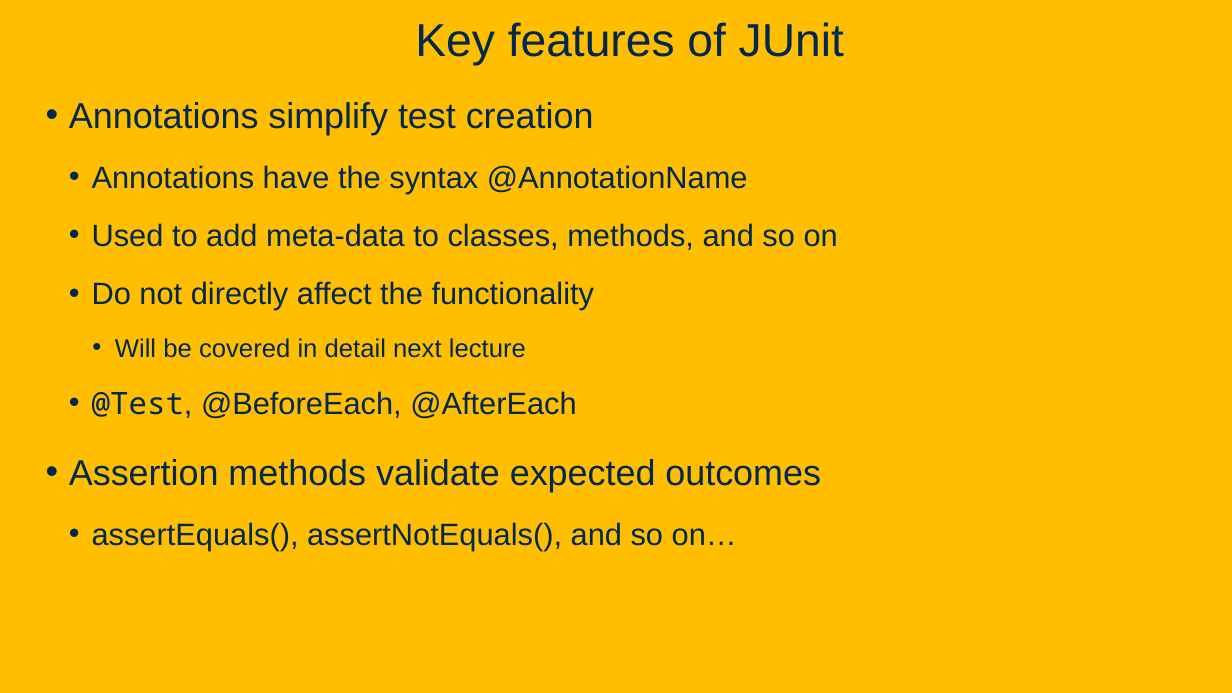
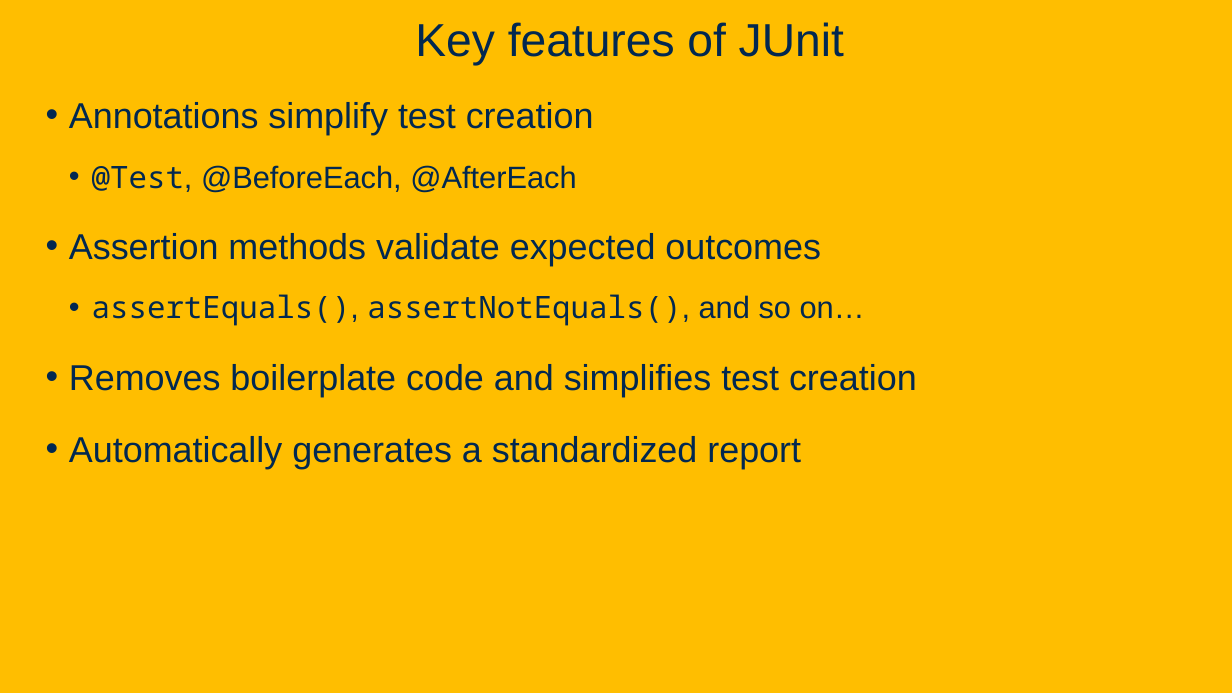
Before and after one commit to davsec-teaching/ECS160-Winter2025, a slide deck: slide 12 of slides/4_unit_testing_mocking_frameworks_CI.pptx (slide 6 before the commit). Drawn at 1232x693 pixels with LibreOffice and Linux fonts; fonts in the diff are those of the drawing; background and template pictures are left out. Boxes give left, top, right and bottom in pixels: in the first picture for what was removed or moved away, otherwise in the second. Text is boxed around its words. In the diff, an @@ line names an element or a change of style, - is before the commit and + after.

```diff
--- a/slides/4_unit_testing_mocking_frameworks_CI.pptx
+++ b/slides/4_unit_testing_mocking_frameworks_CI.pptx
@@ text at bbox=[92, 165, 838, 358]: paragraphs removed @@
-  • Annotations have the syntax @AnnotationName
-  • Used to add meta-data to classes, methods, and so on
-  • Do not directly affect the functionality
-    • Will be covered in detail next lecture
@@ text at bbox=[92, 294, 865, 326]: font Arial to Noto Sans Mono in "assertEquals(), assertNotEquals()," @@
@@ text at bbox=[69, 364, 917, 469]: paragraphs added @@
+• Removes boilerplate code and simplifies test creation
+• Automatically generates a standardized report
```
Also in this commit, not shown: 4 other slides changed, 13 slides added.
